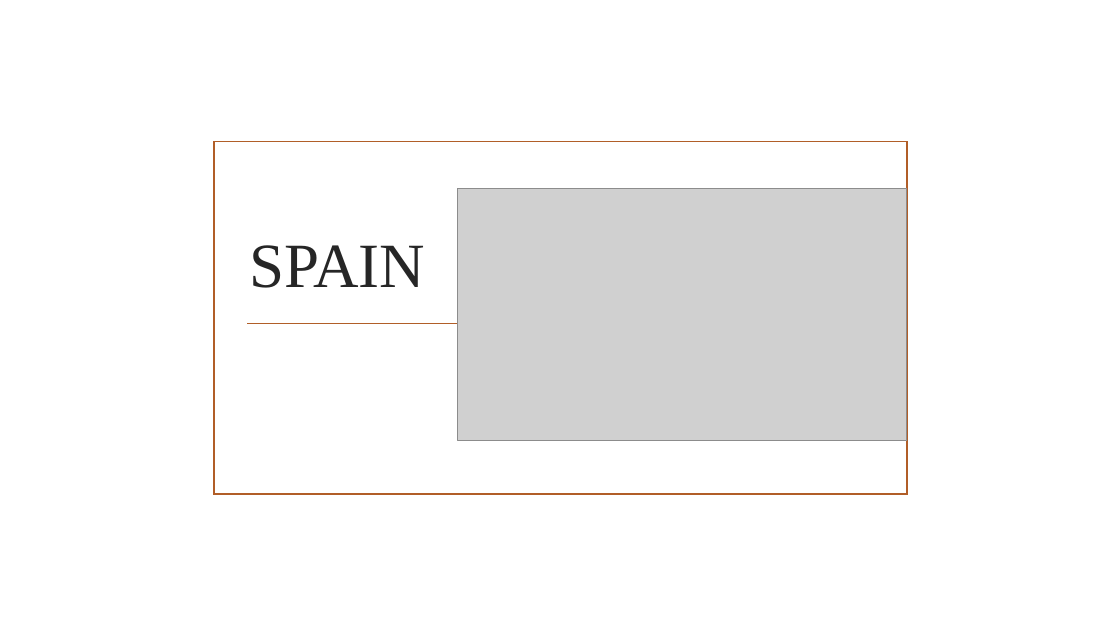
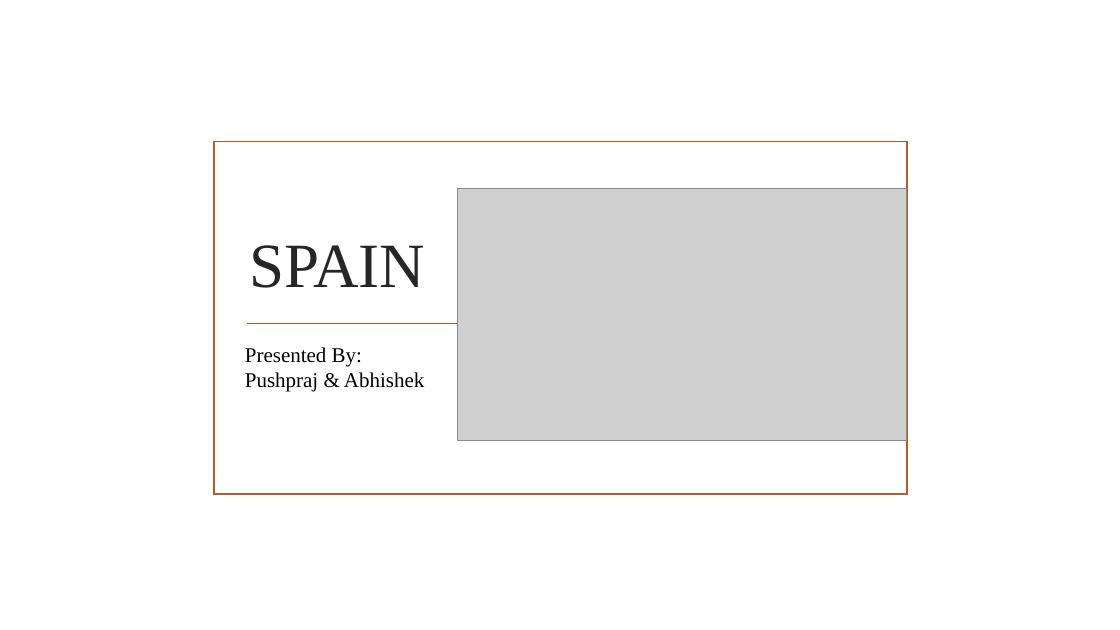
Before and after one commit to pushpraj789/capg-lab, a slide deck: slide 1 of spain.pptx. Drawn at 1120x630 pixels with LibreOffice and Linux fonts; fonts in the diff are those of the drawing; grey boxes stand for pictures; background and template pictures are left out. Boxes give left, top, right and bottom in pixels: in the first picture for what was removed or moved away, otherwise in the second. Text is boxed around its words. In the diff, an @@ line names an element or a change of style, - is before the commit and + after.

```diff
--- a/spain.pptx
+++ b/spain.pptx
@@ text added at (x1=245, y1=347, x2=424, y2=392), 18 pt, text #000000 @@
+Presented By:
+Pushpraj & Abhishek
```
Also in this commit, not shown: 1 slide added.
